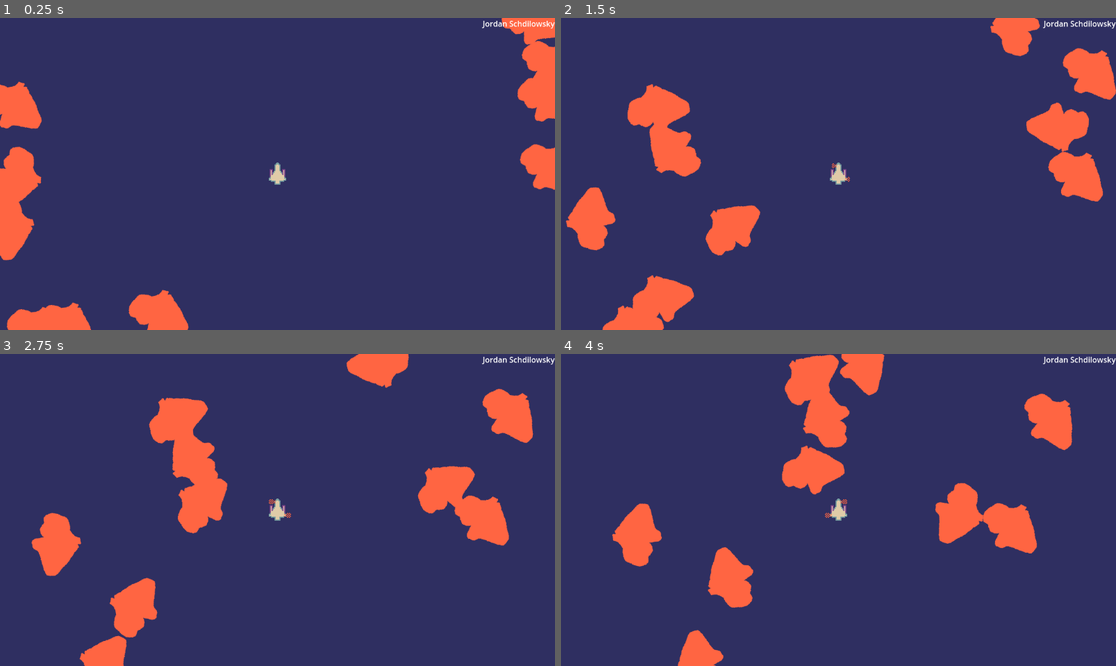
Above: before the commit, frames 1-4 (two rows, left to right).
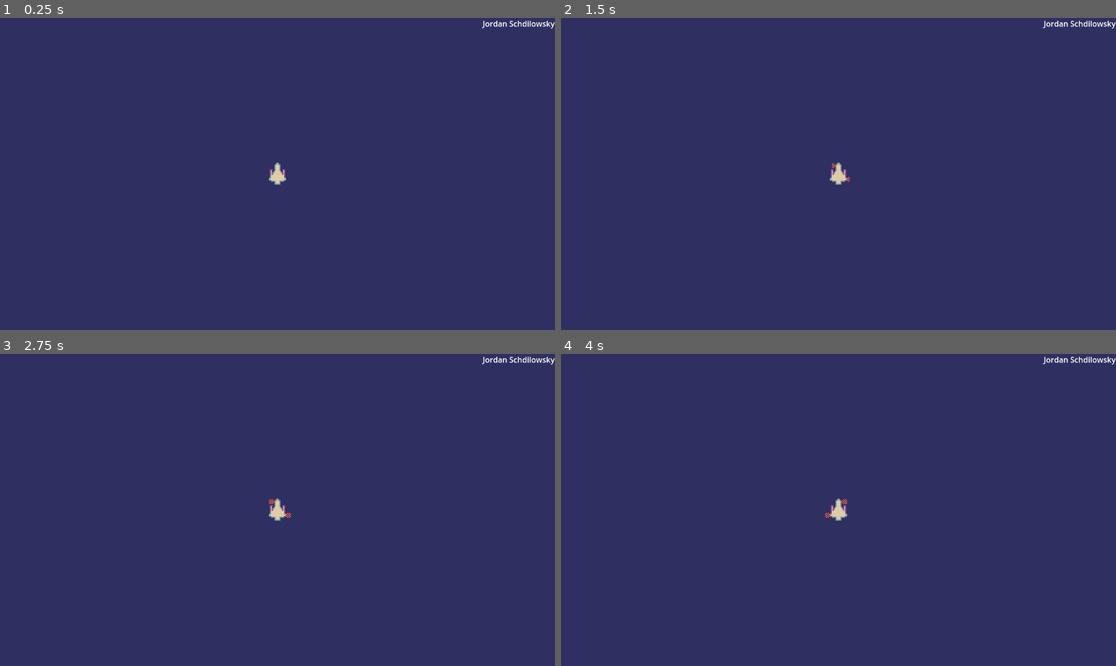
Above: after the commit, the same moments.

Repository: chii-vu/Grimlite
Game: Godot game, scene res://GameplayScene.tscn
The game is run twice, just before and just after one commit, with the same random seed, the same clock (stepped at 60 frames per second) and the same inputs.
Inputs:
- Up to frame 1 (0.25 s): no input
- Up to frame 2 (1.5 s): hold Right 0.53-1.28 s; tap Space (Shoot) at 0.6, 1.35 s; hold Left from 1.28 s (still down)
- Up to frame 3 (2.75 s): release Left at 2.03 s; hold Right from 2.03 s (still down); tap Space (Shoot) at 2.1 s
- Up to frame 4 (4 s): tap Space (Shoot) at 2.85, 3.6 s; release Right at 3.53 s; hold Left from 3.53 s (still down)

The runs differ from the first frame. In frame 1, 7.2% of the frame differs, in the area x 0-100%, y 0-100%; in frame 2, 10%; in frame 3, 10%, in the area x 5-97%, y 0-100%; in frame 4, 10%.
Error in both runs: Invalid call. Nonexistent function 'apply_torque_impulse' in base 'CharacterBody2D (Player)'. (res://mvc/Game.gd:46)

Commit message:
update asteroid to eyeball sprite

Diff:
--- a/mvc/model/enemy/Eyeball.tscn
+++ b/mvc/model/enemy/Eyeball.tscn
@@ -2,7 +2,7 @@
 
 [ext_resource type="Script" path="res://mvc/model/enemy/Eyeball.gd" id="1_23g8y"]
 [ext_resource type="Script" path="res://mvc/views/enemy/EyeballView.gd" id="2_rptv8"]
-[ext_resource type="Texture2D" uid="uid://cd35e3g7cv1o6" path="res://assets/Asteroid.png" id="3_ky6s5"]
+[ext_resource type="Texture2D" uid="uid://l177nu3q3rqk" path="res://assets/eye_sprite.png" id="3_pf721"]
 
 [sub_resource type="RectangleShape2D" id="RectangleShape2D_o5ywl"]
 size = Vector2(69, 87)
@@ -22,6 +22,5 @@
 script = ExtResource("2_rptv8")
 
 [node name="Sprite2D" type="Sprite2D" parent="AsteroidView"]
-modulate = Color(1, 0.396078, 0.258824, 1)
 position = Vector2(-1.12057e-05, -4.76837e-07)
-texture = ExtResource("3_ky6s5")
+texture = ExtResource("3_pf721")
